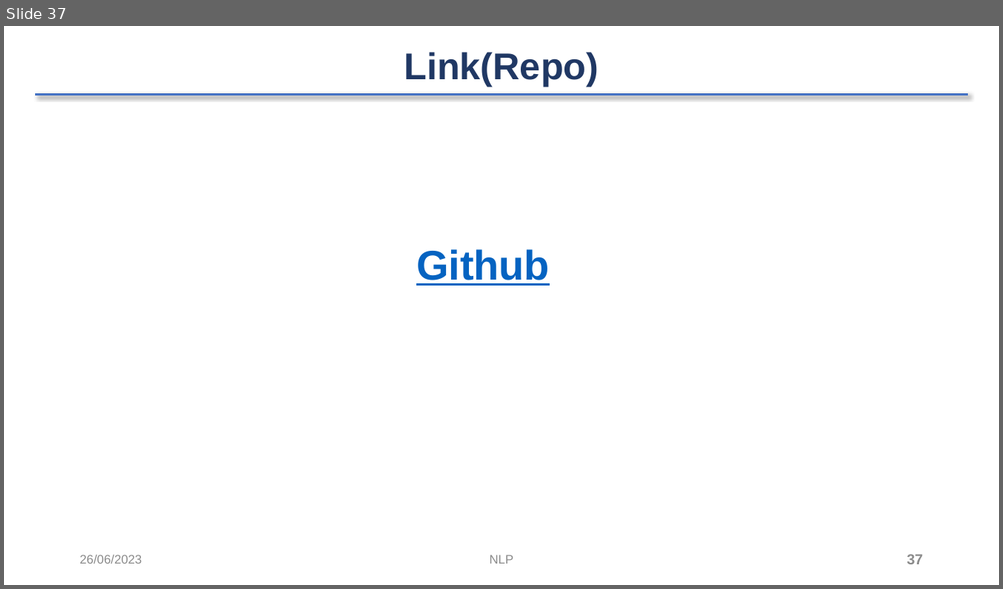
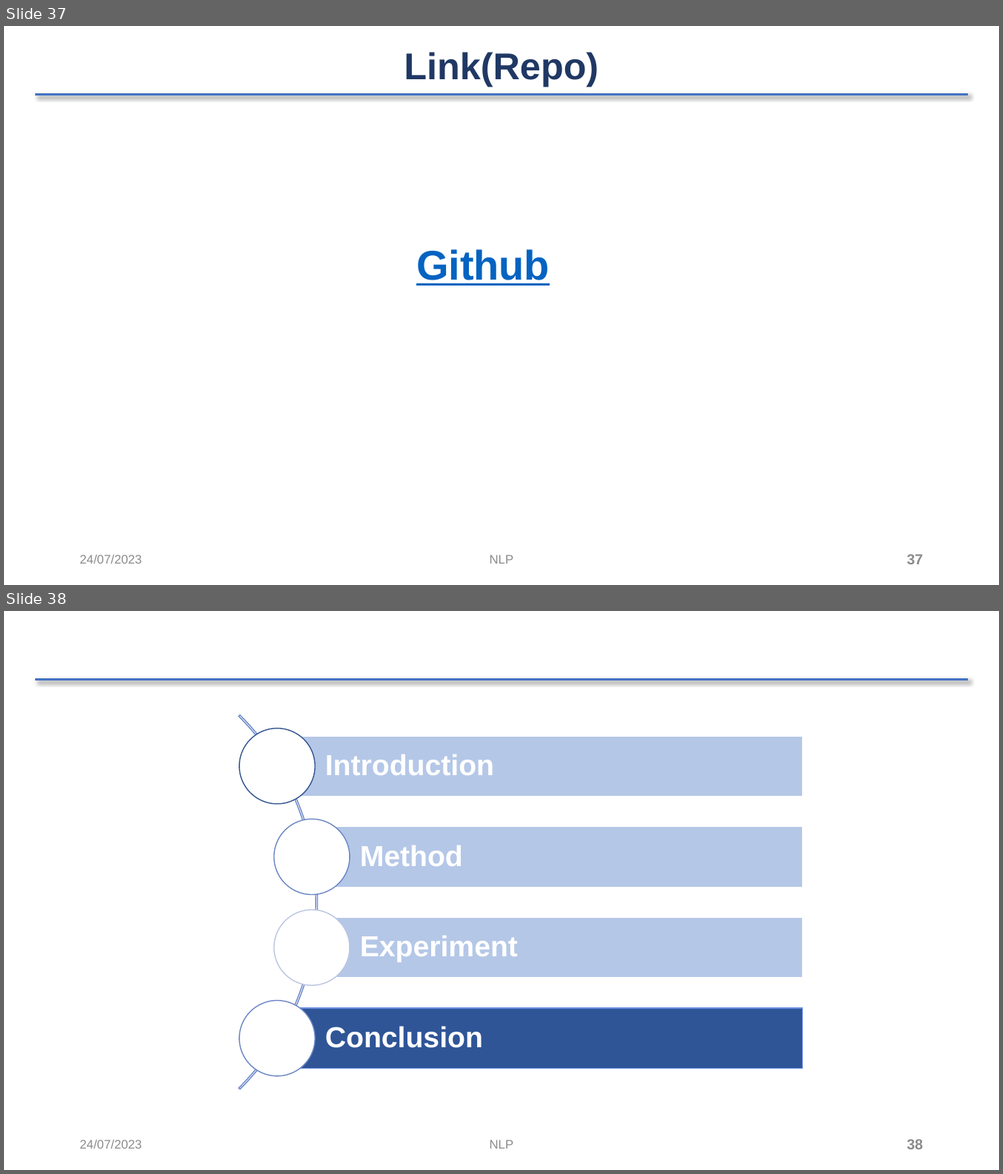
Before and after one commit to 4ursmile/DefSent-NLP, a slide deck: NLP-DEFSENT.pptx. Shown one above the other, each under a label of ours: slide 37 before the commit, slides 37 and 38 after it. The pictures are 1003x589 and 1003x1174 pixels, drawn with LibreOffice and Linux fonts; fonts in the diff are those of the drawing; background and template pictures are left out. Boxes give left, top, right and bottom in pixels: in the first picture for what was removed or moved away, otherwise in the second. Text is boxed around its words. In the diff, an @@ line names an element or a change of style, - is before the commit and + after.

```diff
--- a/NLP-DEFSENT.pptx
+++ b/NLP-DEFSENT.pptx
@@ slide 38 added at bbox=[4, 611, 999, 1170], background #FFFFFF; not listed: 1 template element that a slide beside it also shows @@
@@ group added at bbox=[4, 638, 802, 1167]: 4 rectangles, 4 texts, 4 ellipses, 1 arch (boxed as its full ring) @@
+Introduction
+Method
+Experiment
+Conclusion
@@ text added at bbox=[79, 1140, 142, 1149], 12 pt, text #8C8C8C @@
+24/07/2023
@@ text added at bbox=[489, 1140, 514, 1149], 12 pt, text #8C8C8C @@
+NLP
@@ page number added at bbox=[907, 1139, 923, 1150], 14 pt, text #8C8C8C, bold @@
+38
@@ slide 37 changed as well @@
@@ text at bbox=[79, 555, 142, 564]: text changed @@
-26/06/2023
+24/07/2023
```
Also in this commit, not shown: 35 other slides changed, 3 other slides added, 2 slides removed, 2 other files.
